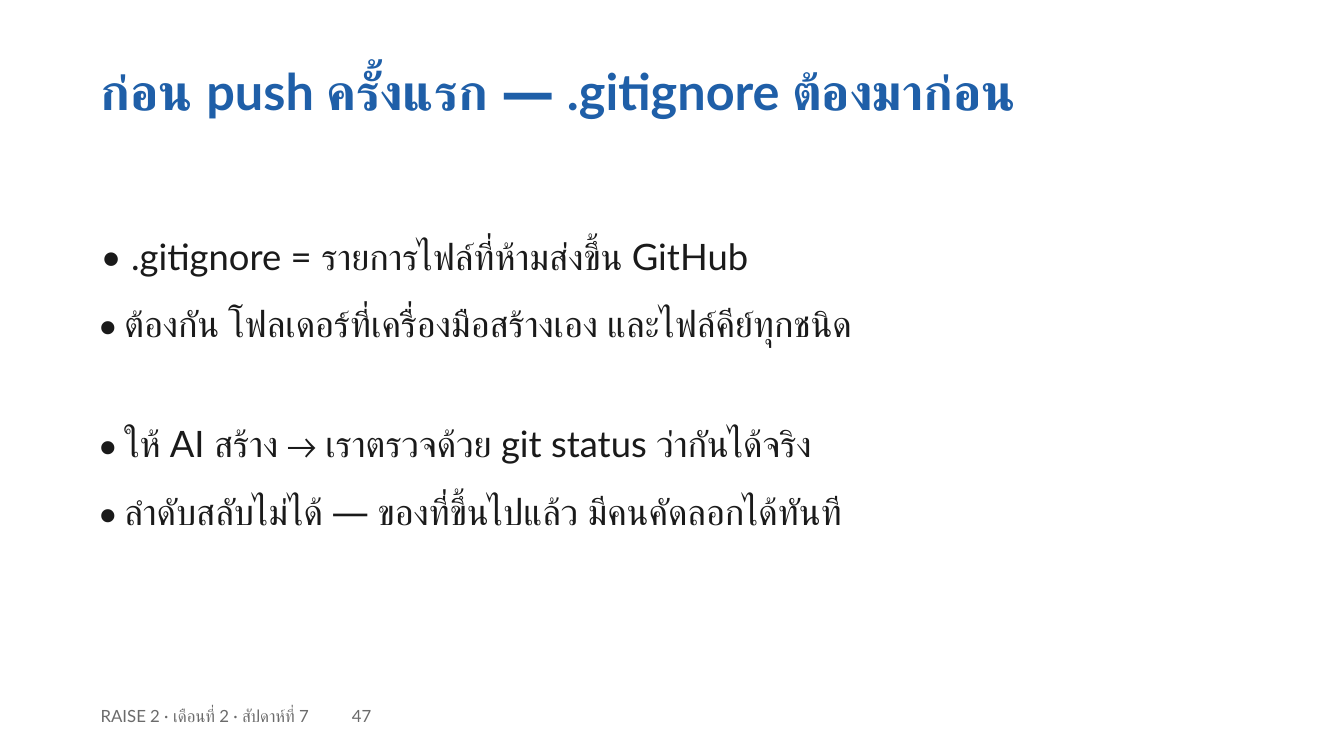
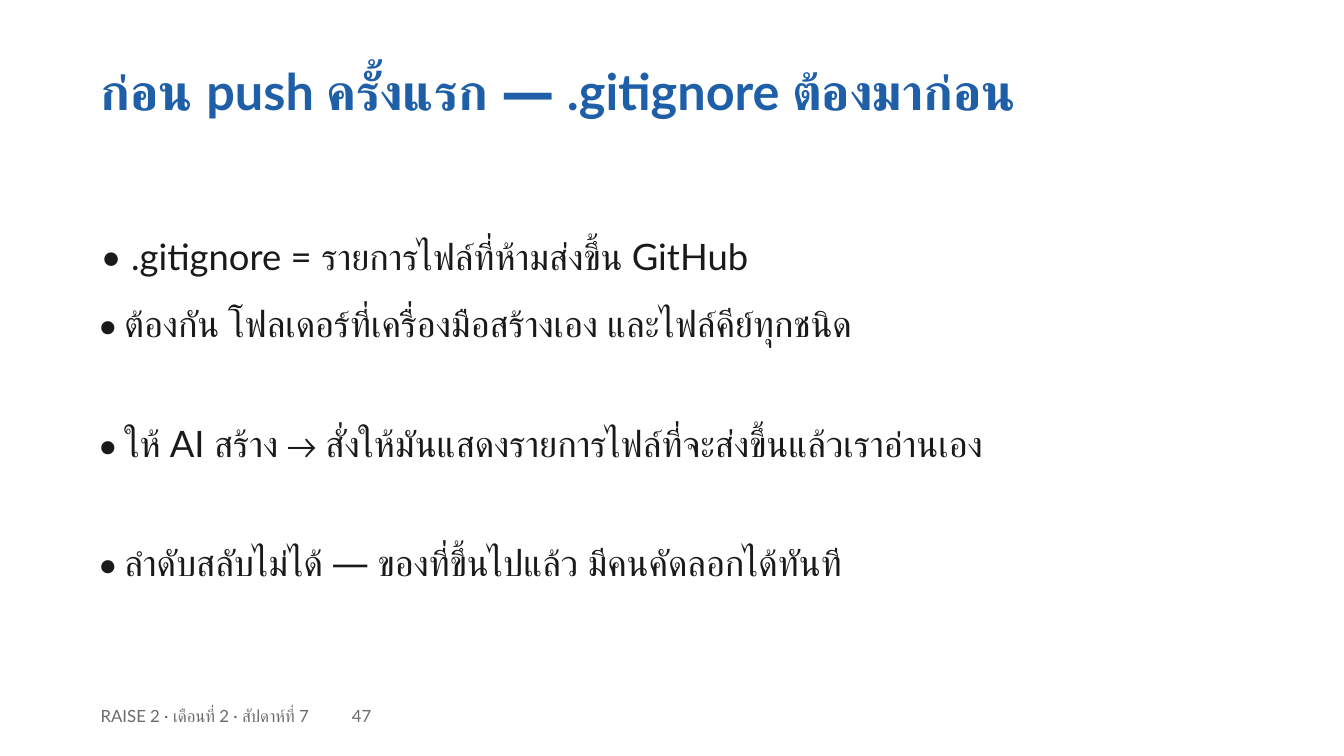
Before and after one commit to cnacha-mfu/raise2-module2, a slide deck: slide 47 of materials/week7/w7-slides.pptx. Drawn at 1344x756 pixels with LibreOffice and Linux fonts; fonts in the diff are those of the drawing. Boxes give left, top, right and bottom in pixels: in the first picture for what was removed or moved away, otherwise in the second. Text is boxed around its words. In the diff, an @@ line names an element or a change of style, - is before the commit and + after.

```diff
--- a/materials/week7/w7-slides.pptx
+++ b/materials/week7/w7-slides.pptx
@@ text at [124, 429, 982, 458]: text changed @@
-• ให้ AI สร้าง → เราตรวจด้วย git status ว่ากันได้จริง
+• ให้ AI สร้าง → สั่งให้มันแสดงรายการไฟล์ที่จะส่งขึ้นแล้วเราอ่านเอง
@@ text "• ลำดับสลับไม่ได้ — ของที่ขึ้นไปแล้ว มีคนคัดลอกได้ทันที": place and size @@
-text "• ลำดับสลับไม่ได้ — ของที่ขึ้นไปแล้ว มีคนคัดลอกได้ทันที" at [124, 497, 842, 526]
+text "• ลำดับสลับไม่ได้ — ของที่ขึ้นไปแล้ว มีคนคัดลอกได้ทันที" at [124, 548, 842, 577]
```
Also in this commit, not shown: 1 other slide changed, 13 other files.
